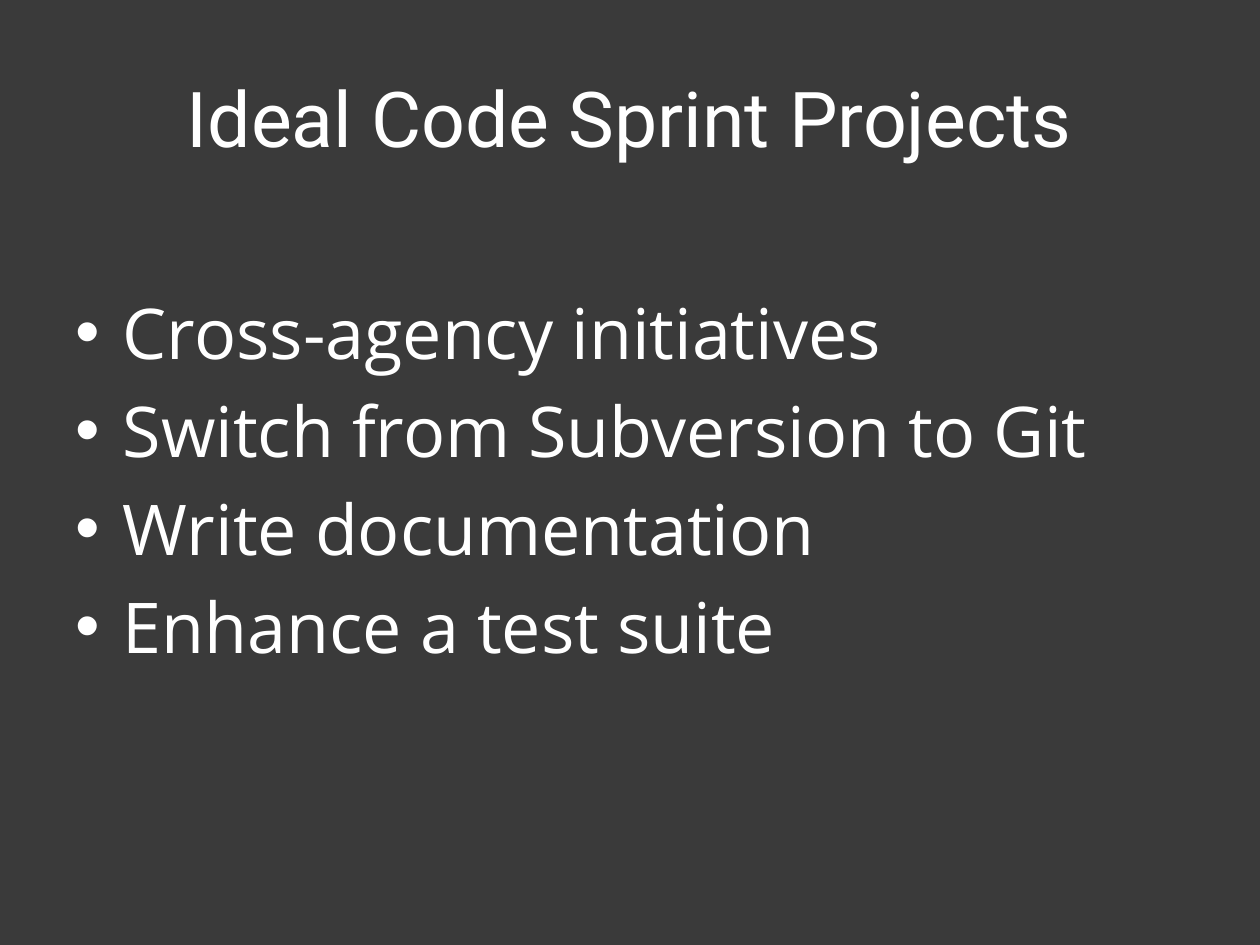
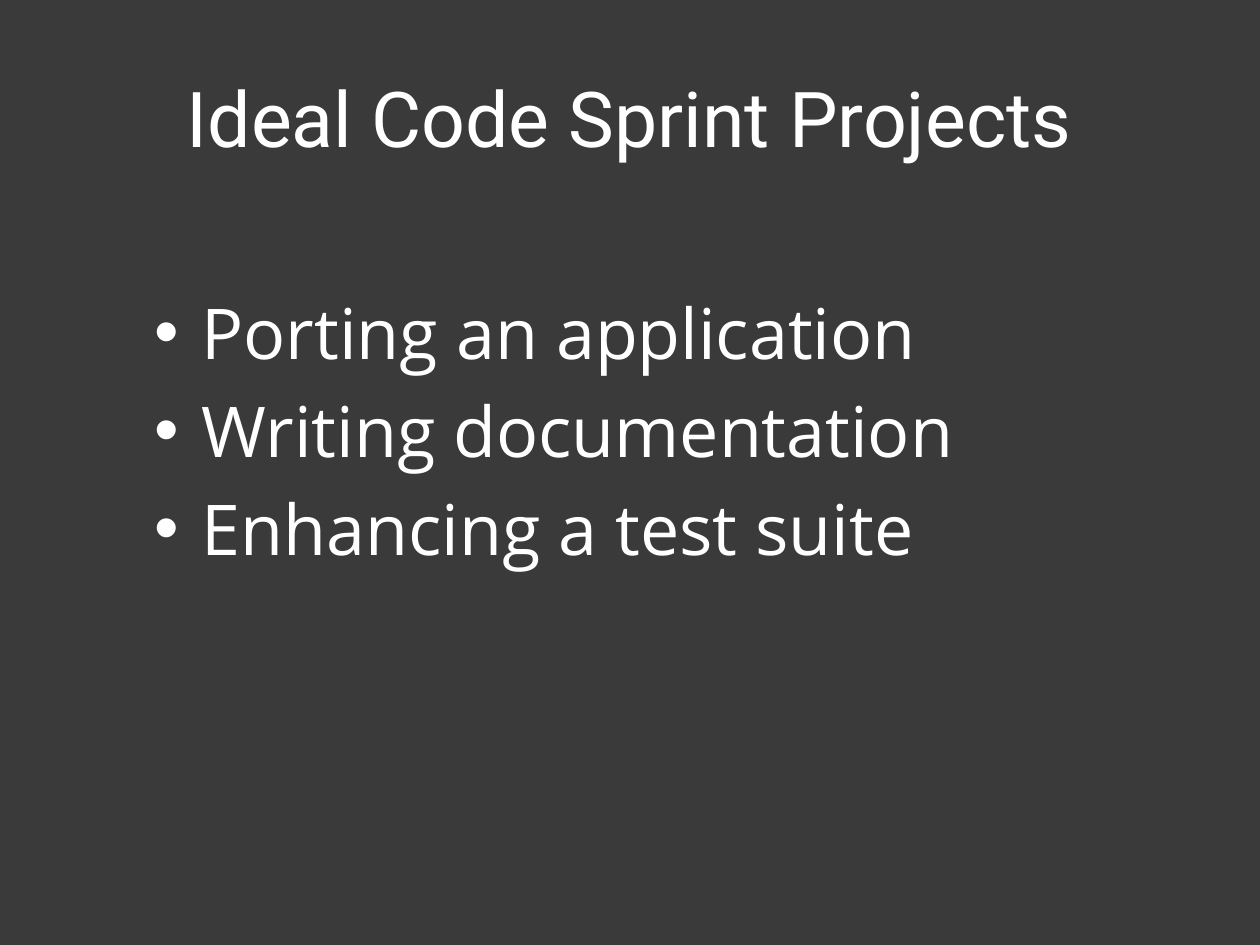
Before and after one commit to patik/code-sprint, a slide deck: slide 15 of code-sprint.pptx. Drawn at 1260x945 pixels with LibreOffice and Linux fonts; fonts in the diff are those of the drawing. Boxes give left, top, right and bottom in pixels: in the first picture for what was removed or moved away, otherwise in the second. Text is boxed around its words. In the diff, an @@ line names an element or a change of style, - is before the commit and + after.

```diff
--- a/code-sprint.pptx
+++ b/code-sprint.pptx
@@ text at box(202, 306, 953, 572): text changed @@
-• Cross-agency initiatives
-• Switch from Subversion to Git
-• Write documentation
-• Enhance a test suite
+• Porting an application
+• Writing documentation
+• Enhancing a test suite
```
Also in this commit, not shown: 11 other slides changed, 1 other file.
